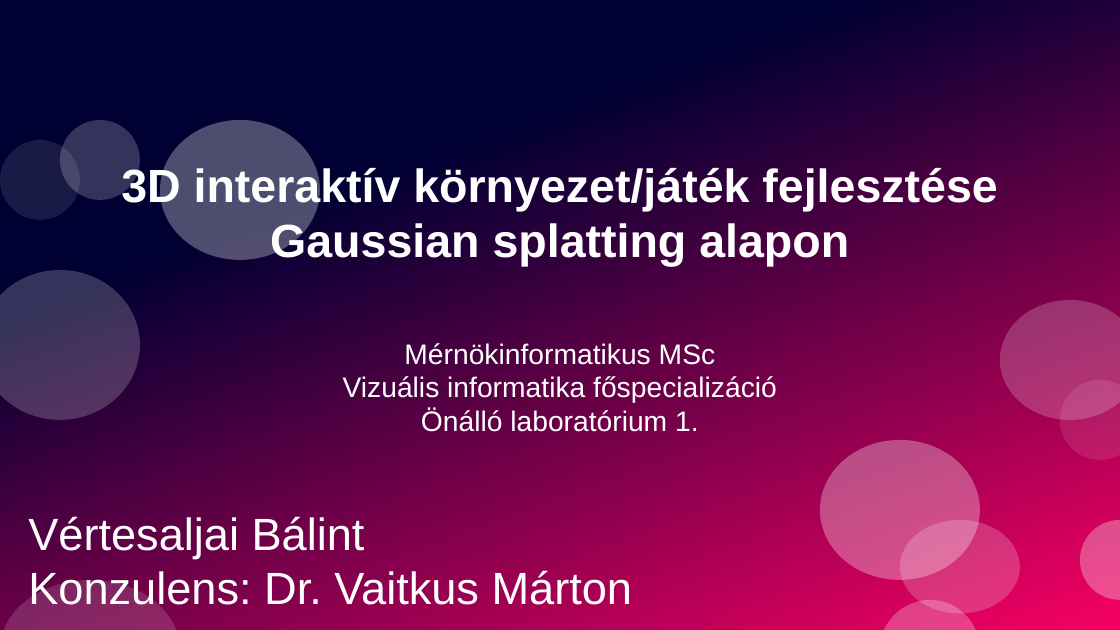
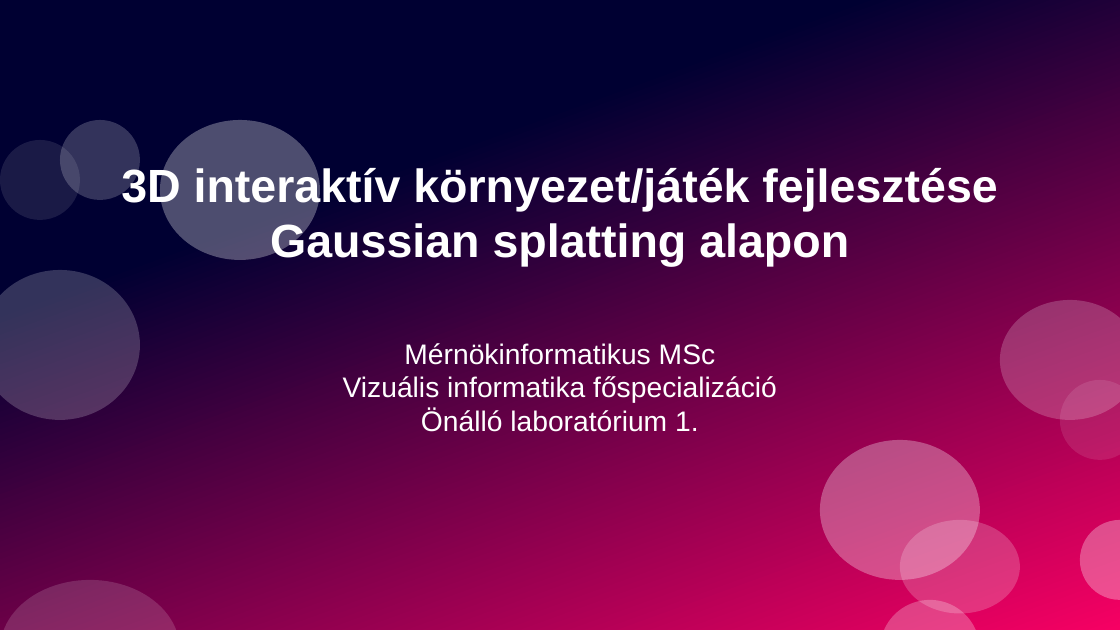
Before and after one commit to 4321ba/GodotGaussianSplattingGame, a slide deck: slide 1 of documentation/prezentation.odp. Drawn at 1120x630 pixels with LibreOffice and Linux fonts; fonts in the diff are those of the drawing. Boxes give left, top, right and bottom in pixels: in the first picture for what was removed or moved away, otherwise in the second. Text is boxed around its words. In the diff, an @@ line names an element or a change of style, - is before the commit and + after.

```diff
--- a/documentation/prezentation.odp
+++ b/documentation/prezentation.odp
@@ text removed at [28, 516, 632, 605] @@
-Vértesaljai Bálint
-Konzulens: Dr. Vaitkus Márton
```
Also in this commit, not shown: 3 other files.
